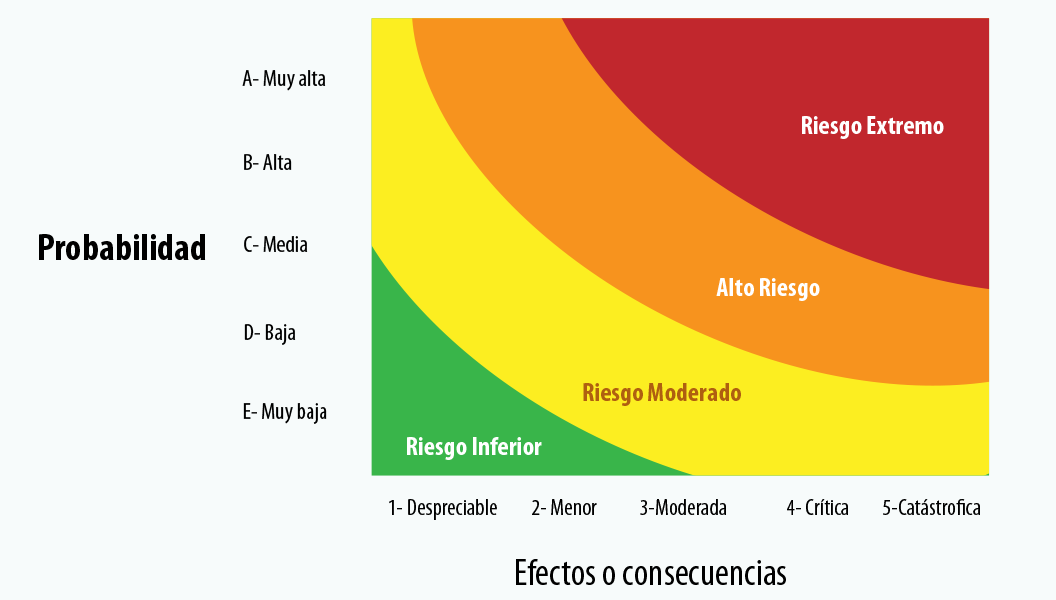
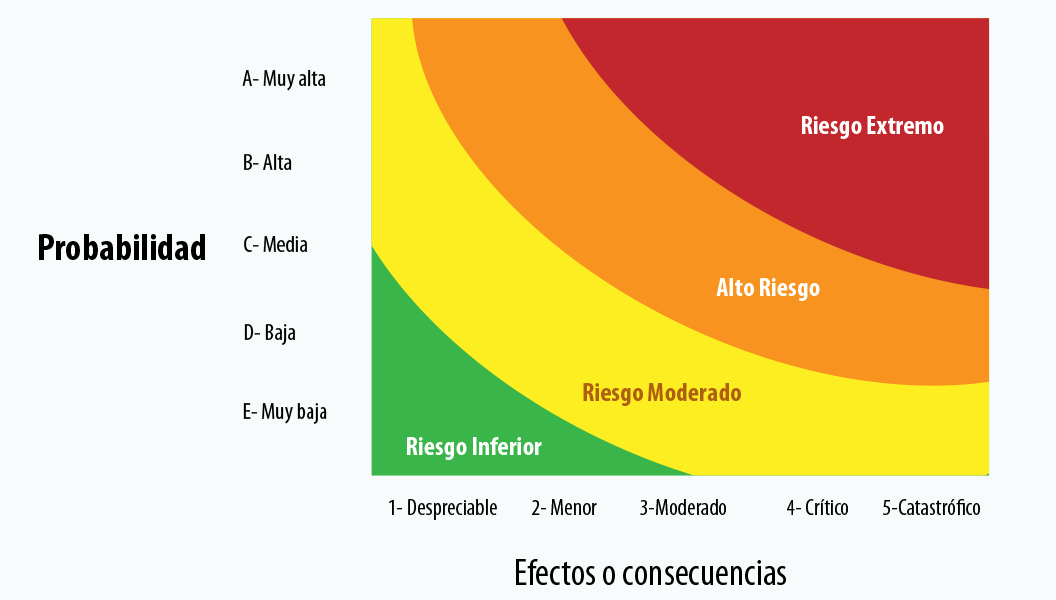
Comparing the layer stacks of the two 1056×600 images. Changes:
added layer "Capa 3 copia 2" above "Capa 3 copia" over [973, 503, 980, 515]
added layer "Capa 3 copia" above "Capa 3" over [719, 503, 726, 515]
added layer "Capa 3" above "Rectángulo 3" over [841, 503, 848, 515]
added layer "Rectángulo 3" above "Rectángulo 2" over [972, 503, 980, 515]
added layer "Rectángulo 2" above "Rectángulo 1" over [841, 503, 848, 515]
added layer "Rectángulo 1" above "Capa 4" over [719, 503, 726, 515]
added layer "Capa 4" above "Capa 2" over [950, 499, 955, 503]
painted on "Capa 2" over [923, 499, 928, 503]
